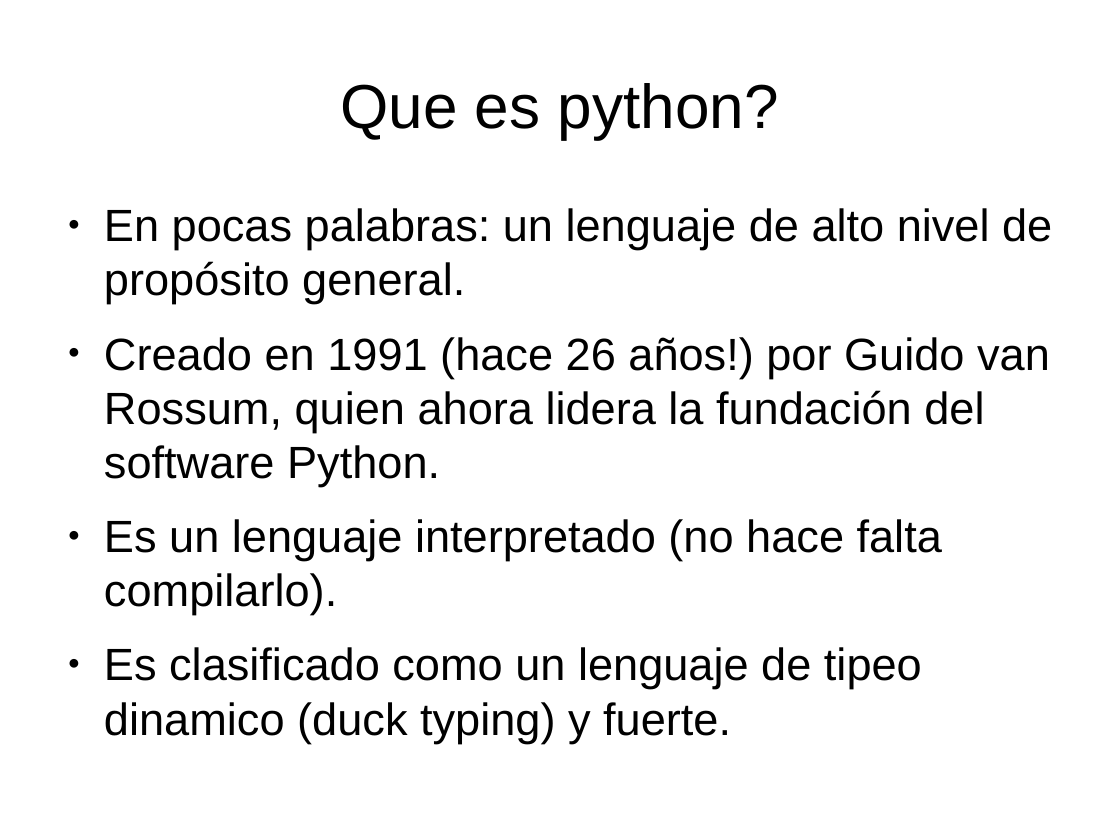
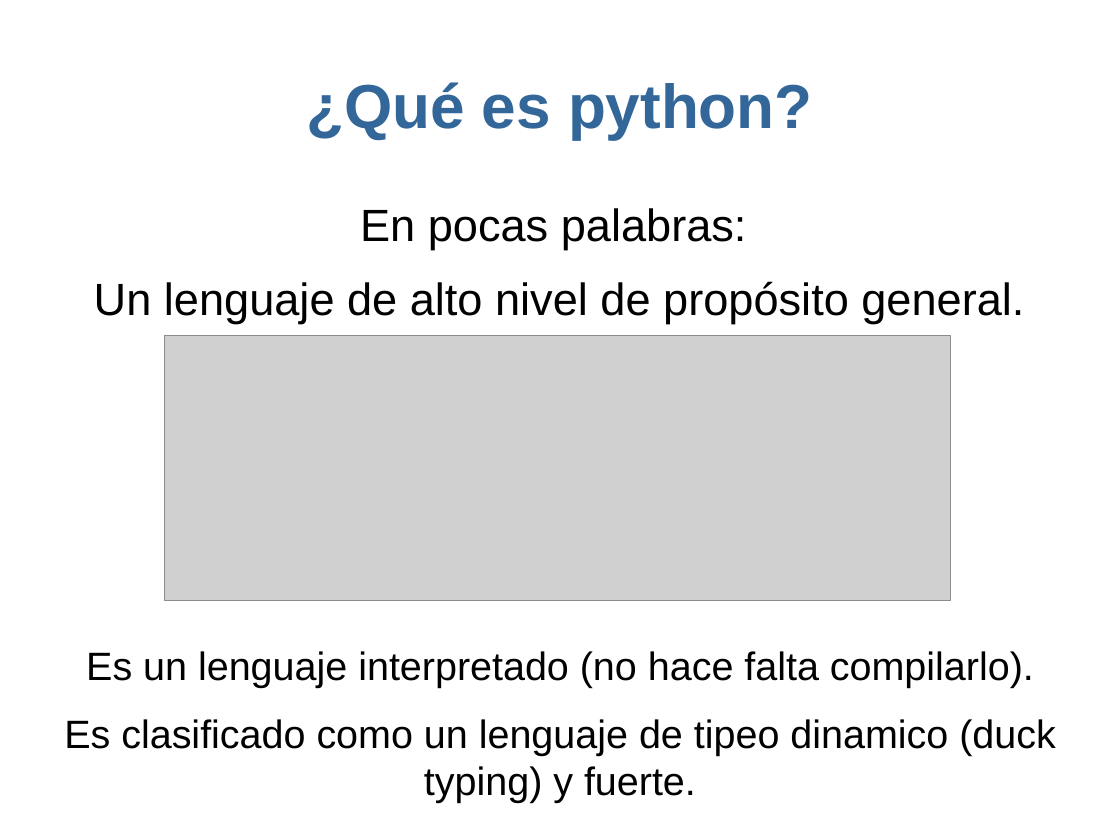
Before and after one commit to joksan/Presentaciones, a slide deck: slide 2 of Breve introduccion a Python/Breve introduccion a Python.odp. Drawn at 1120x840 pixels with LibreOffice and Linux fonts; fonts in the diff are those of the drawing; grey boxes stand for pictures. Boxes give left, top, right and bottom in pixels: in the first picture for what was removed or moved away, otherwise in the second. Text is boxed around its words. In the diff, an @@ line names an element or a change of style, - is before the commit and + after.

Commit message:
cambios de detalles a presentacion de python.

```diff
--- a/Breve introduccion a Python/Breve introduccion a Python.odp
+++ b/Breve introduccion a Python/Breve introduccion a Python.odp
@@ title at [306, 82, 813, 139]: text changed; text colour #000000 to #336699; bold on @@
-Que es python?
+¿Qué es python?
@@ text at [94, 208, 1024, 324]: text changed @@
-● En pocas palabras: un lenguaje de alto nivel de propósito general.
-● Creado en 1991 (hace 26 años!) por Guido van Rossum, quien ahora lidera la fundación del software Python.
+En pocas palabras:
+Un lenguaje de alto nivel de propósito general.
@@ picture added at [165, 335, 951, 601] @@
@@ text at [64, 651, 1056, 803]: size 32 to 28 pt in "Es un lenguaje interpretado (no hace falta ...", "Es clasificado como un lenguaje de tipeo ..."; alignment left to centre; bullet ● to none @@
```
Also in this commit, not shown: 16 other slides changed, 6 slides added, 1 slide removed.
